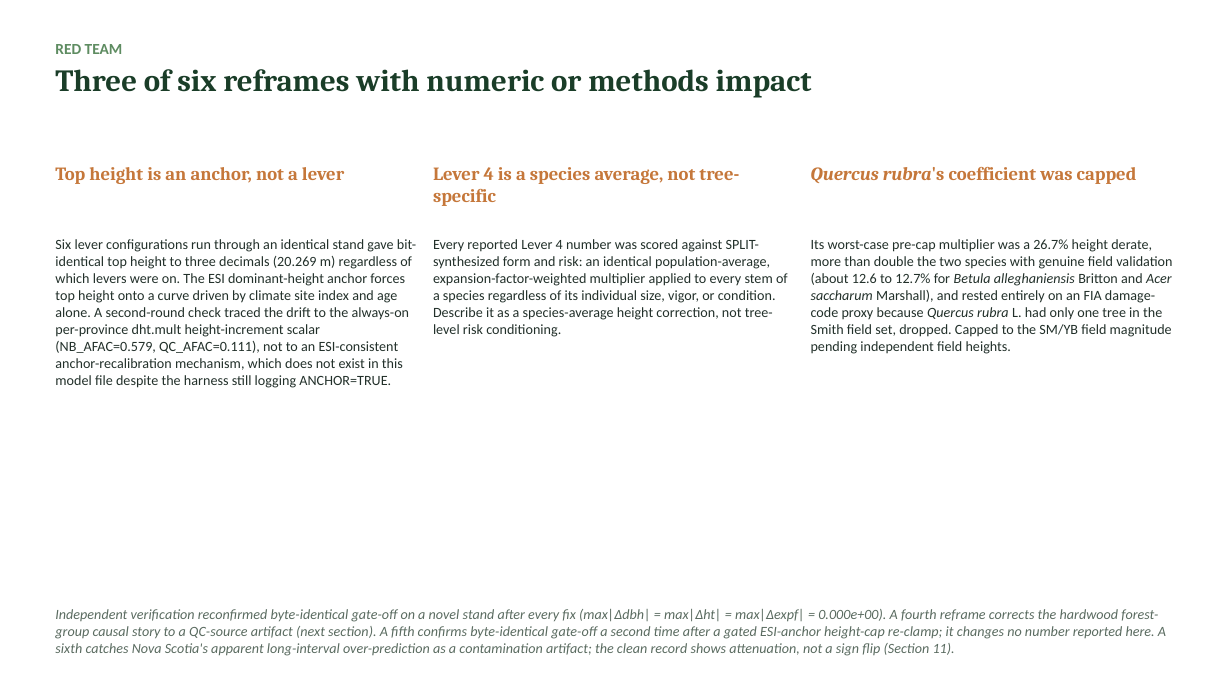
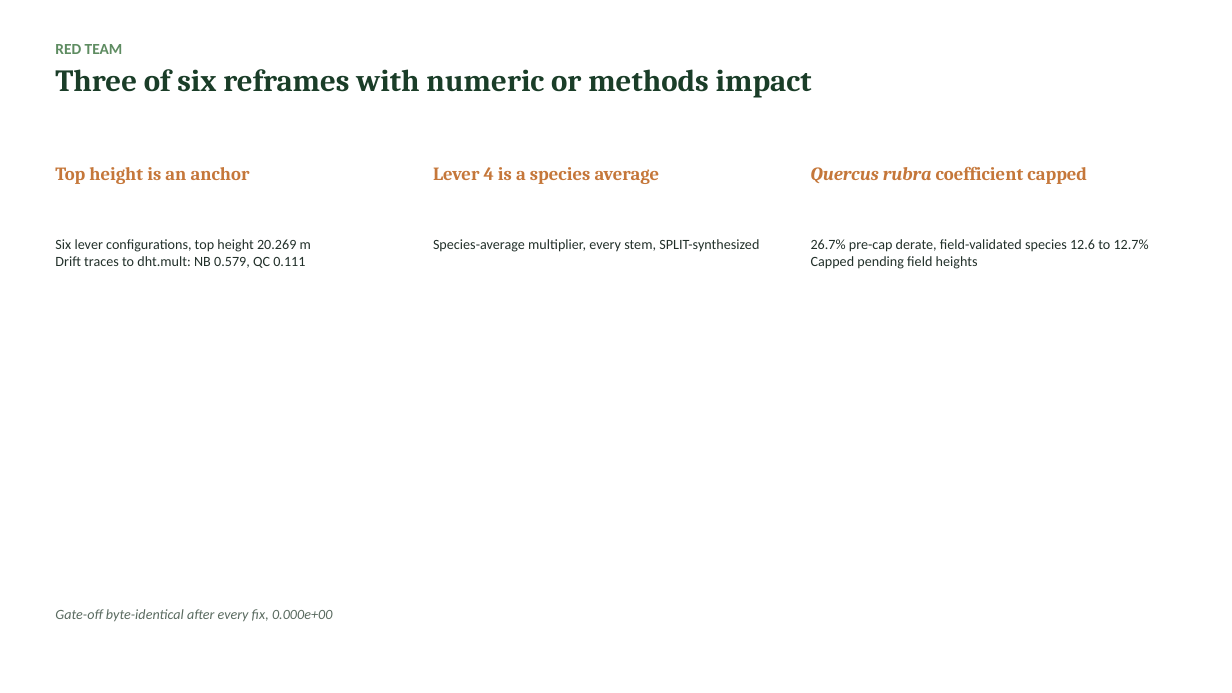
Before and after one commit to holoros/fvs-acd, a slide deck: slide 19 of FVS-ACD_Hennigar_Aug2026.pptx. Drawn at 1232x693 pixels with LibreOffice and Linux fonts; fonts in the diff are those of the drawing. Boxes give left, top, right and bottom in pixels: in the first picture for what was removed or moved away, otherwise in the second. Text is boxed around its words. In the diff, an @@ line names an element or a change of style, - is before the commit and + after.

Commit message:
v12.11 benchmark: height-coverage census, rescores, and Zenodo deposit package

```diff
--- a/FVS-ACD_Hennigar_Aug2026.pptx
+++ b/FVS-ACD_Hennigar_Aug2026.pptx
@@ text at (x1=55, y1=167, x2=250, y2=184): text changed @@
-Top height is an anchor, not a lever
+Top height is an anchor
@@ text at (x1=433, y1=167, x2=660, y2=184): text changed @@
-Lever 4 is a species average, not tree-specific
+Lever 4 is a species average
@@ text at (x1=811, y1=167, x2=1087, y2=184): text changed @@
-Quercus rubra's coefficient was capped
+Quercus rubra coefficient capped
@@ text at (x1=55, y1=239, x2=311, y2=268): text changed @@
-Six lever configurations run through an identical stand gave bit-identical top height to three decimals (20.269 m) regardless of which levers were on. The ESI dominant-height anchor forces top height onto a curve driven by climate site index and age alone. A second-round check traced the drift to the always-on per-province dht.mult height-increment scalar (NB_AFAC=0.579, QC_AFAC=0.111), not to an ESI-consistent anchor-recalibration mechanism, which does not exist in this model file despite the harness still logging ANCHOR=TRUE.
+Six lever configurations, top height 20.269 m
+Drift traces to dht.mult: NB 0.579, QC 0.111
@@ text at (x1=433, y1=239, x2=759, y2=252): text changed @@
-Every reported Lever 4 number was scored against SPLIT-synthesized form and risk: an identical population-average, expansion-factor-weighted multiplier applied to every stem of a species regardless of its individual size, vigor, or condition. Describe it as a species-average height correction, not tree-level risk conditioning.
+Species-average multiplier, every stem, SPLIT-synthesized
@@ text at (x1=811, y1=239, x2=1149, y2=269): text changed @@
-Its worst-case pre-cap multiplier was a 26.7% height derate, more than double the two species with genuine field validation (about 12.6 to 12.7% for Betula alleghaniensis Britton and Acer saccharum Marshall), and rested entirely on an FIA damage-code proxy because Quercus rubra L. had only one tree in the Smith field set, dropped. Capped to the SM/YB field magnitude pending independent field heights.
+26.7% pre-cap derate, field-validated species 12.6 to 12.7%
+Capped pending field heights
@@ text at (x1=55, y1=609, x2=332, y2=622): text changed @@
-Independent verification reconfirmed byte-identical gate-off on a novel stand after every fix (max|Δdbh| = max|Δht| = max|Δexpf| = 0.000e+00). A fourth reframe corrects the hardwood forest-group causal story to a QC-source artifact (next section). A fifth confirms byte-identical gate-off a second time after a gated ESI-anchor height-cap re-clamp; it changes no number reported here. A sixth catches Nova Scotia's apparent long-interval over-prediction as a contamination artifact; the clean record shows attenuation, not a sign flip (Section 11).
+Gate-off byte-identical after every fix, 0.000e+00
```
Also in this commit, not shown: 39 other slides changed, 1 slide added, 25 other files.
